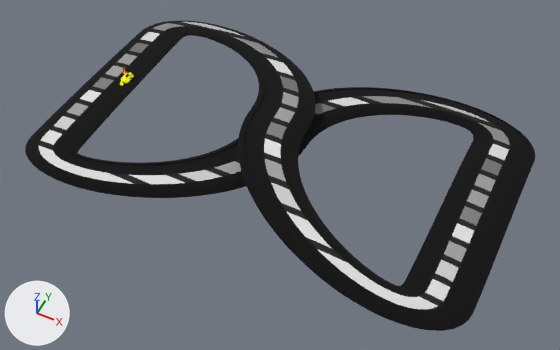
The Blender file artwork/bots/bot-2.blend: old version first, new version second.
Both versions are drawn from a 50 mm camera at (51.0, -58.5, 65.6) aimed at (23.8, -4.2, -2.3). Every picture has the same lights, and +X, +Y and +Z are marked at lower left.

Objects in the first picture: 'TrackMesh'.
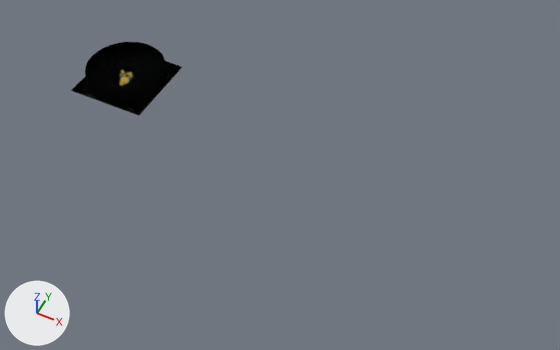
What changed in the scene script:
```text
Add img_floor_1_png:
    img_floor_1_png = load_image('floor-1.png', '../images/tex/floor-1.png', 500, 500, 'sRGB')
Add mat_floor:
    mat_floor = bpy.data.materials.new('Floor')
    # colours: black #000000, white #ffffff
    # uses the picture img_floor_1_png
Remove ob_trackmesh:
    ob_trackmesh = bpy.data.objects.new('TrackMesh', me_beziercurve_005)
    ob_trackmesh.location = (-1.86, 0.52, -0.51)
    ob_trackmesh.rotation_euler = (0.0, 0.0, 1.571)  # degrees (0, 0, 90)
    ob_trackmesh.scale = (13.0, 23.9, 13.0)
Change ob_weaponfistlmodel_002:
    remove ob_weaponfistlmodel_002.hide_viewport = True
Change ob_weaponfistrmodel:
    remove ob_weaponfistrmodel.hide_viewport = True
Add ob_floor:
    ob_floor = bpy.data.objects.new('Floor', me_plane_001.copy())  # the mesh of ob_floor
    ob_floor.location = (0.0, 0.0, 0.0)
    ob_floor.scale = (5.08, 5.08, 5.08)
Add ob_wall:
    ob_wall = bpy.data.objects.new('Wall', me_cylinder_004.copy())  # the mesh of ob_wall
    ob_wall.location = (0.0, 0.0, 0.94)
    ob_wall.scale = (5.0, 5.0, 1.0)
```

What differs and where, as boxes (x1, y1, x2, y2) in the pictures (560 x 350 px):
'TrackMesh', deleted: before (25, 21, 535, 331)
    faces in mat_track: (25, 21, 535, 331)
    faces in mat_material_001: (38, 22, 510, 309)
'Floor', added: after (71, 53, 182, 116)
'Wall', added: after (85, 42, 167, 105)
